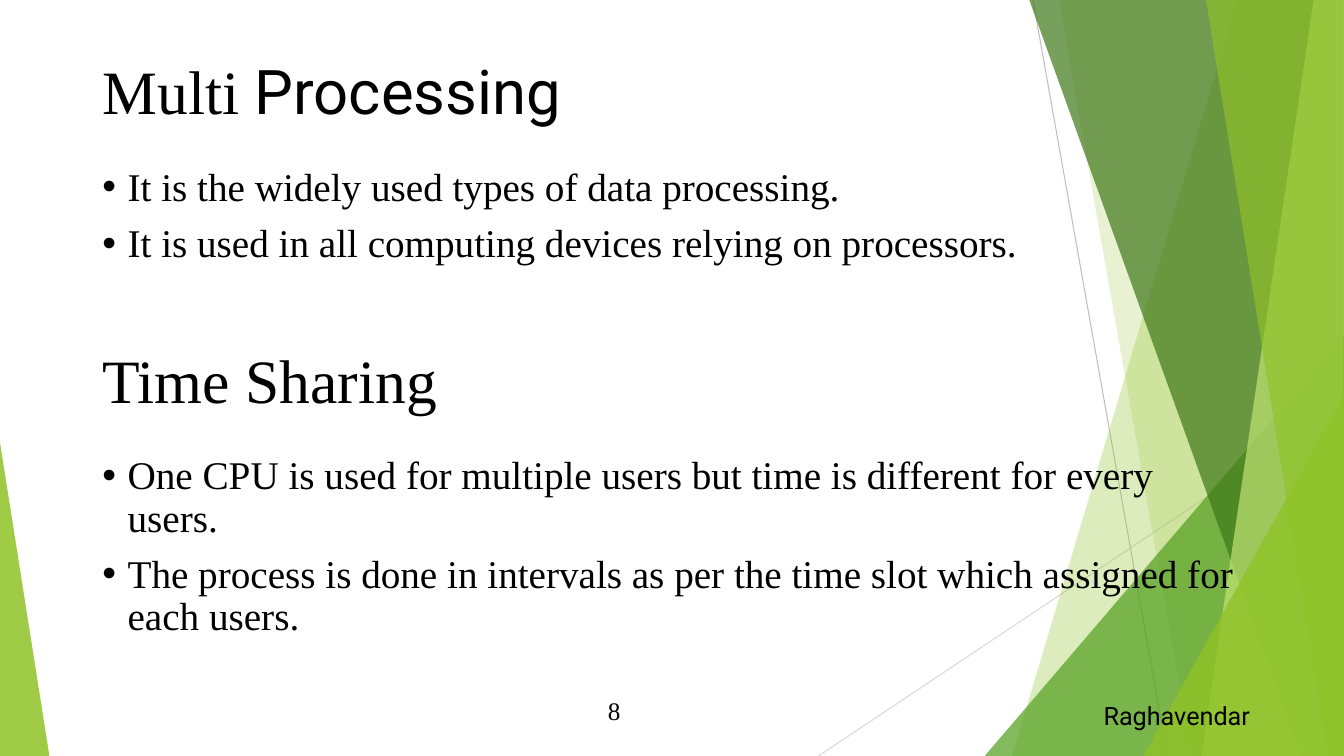
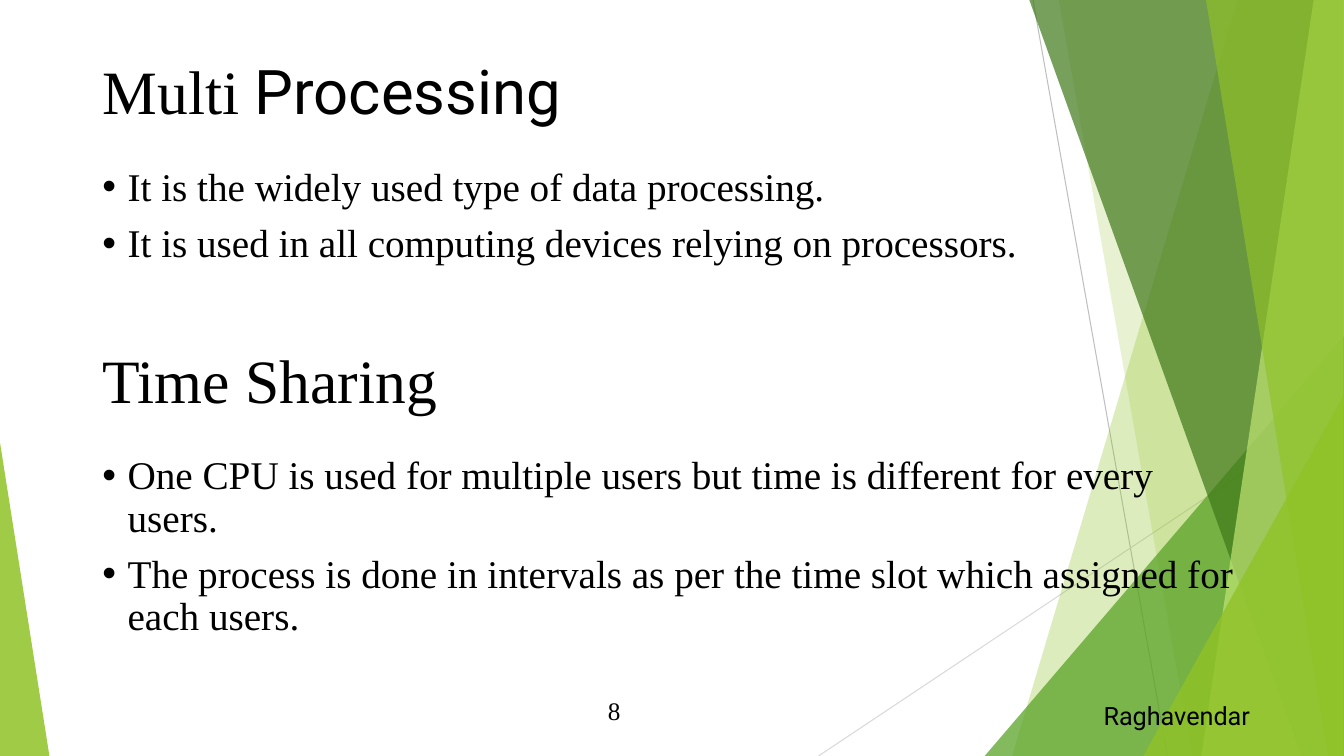
Before and after one commit to MRaghavendar/Storm_demo, a slide deck: slide 8 of Docs/Workshop_BigData.pptx. Drawn at 1344x756 pixels with LibreOffice and Linux fonts; fonts in the diff are those of the drawing. Boxes give left, top, right and bottom in pixels: in the first picture for what was removed or moved away, otherwise in the second. Text is boxed around its words. In the diff, an @@ line names an element or a change of style, - is before the commit and + after.

```diff
--- a/Docs/Workshop_BigData.pptx
+++ b/Docs/Workshop_BigData.pptx
@@ text at <box>128,173,824,208</box>: text changed @@
-• It is the widely used types of data processing.
+• It is the widely used type of data processing.
```
Also in this commit, not shown: 1 other slide changed.
